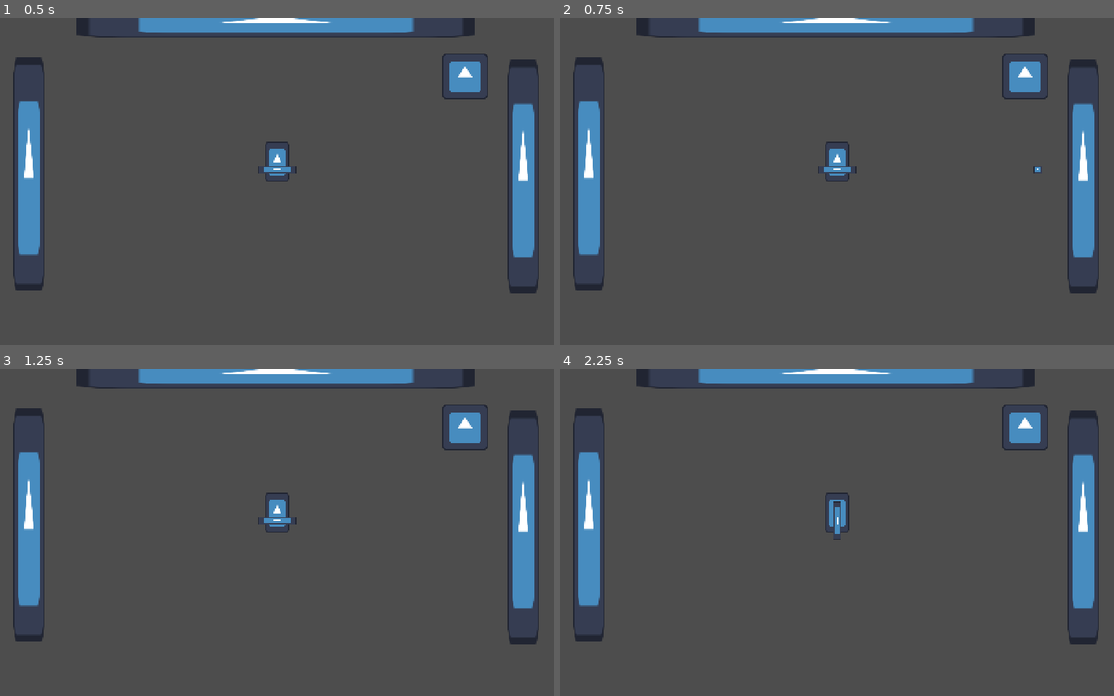
Above: before the commit, frames 1-4 (two rows, left to right).
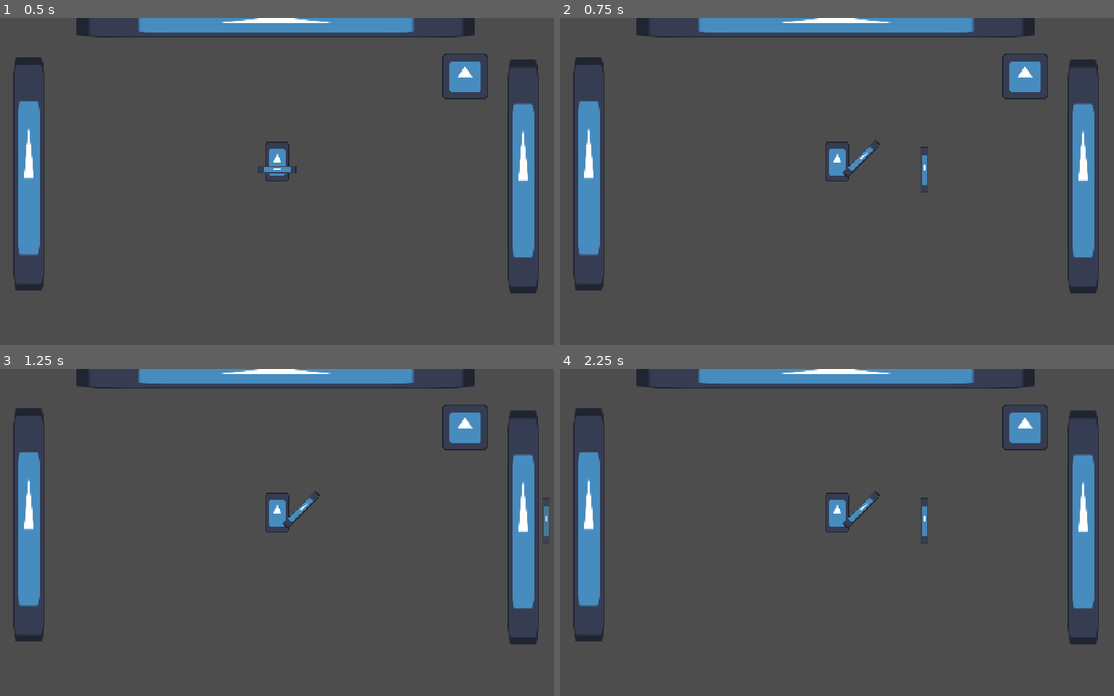
Above: after the commit, the same moments.

Repository: kikis05/SquirrelGame
Game: Godot game, scene res://scenes/main.tscn
The game is run twice, just before and just after one commit, with the same random seed, the same clock (stepped at 60 frames per second) and the same inputs. The engine's default icon, where the game draws it, is replaced by a stand-in: a white triangle on a blue panel in a dark square.
Inputs:
- Up to frame 1 (0.5 s): no input
- Up to frame 2 (0.75 s): tap Enter at 0.5 s; hold Right (attack_right) from 0.53 s (still down); hold E (attack_toggle, bound only after the commit) from 0.53 s (still down)
- Up to frame 3 (1.25 s): keep holding Right (attack_right); keep holding E (attack_toggle, bound only after the commit)
- Up to frame 4 (2.25 s): release Right (attack_right) at 1.28 s; release E (attack_toggle, bound only after the commit) at 1.28 s; hold Down (attack_down) 1.28-2.03 s; tap E (attack_toggle, bound only after the commit) at 1.35 s; tap Space at 2 s; hold Right (attack_right) from 2.03 s (still down); hold E (attack_toggle, bound only after the commit) from 2.03 s (still down)

Frame 1 is identical in both runs. In frame 2, 0.3% of the frame differs, in the area x 46-87%, y 37-54%; in frame 3, 0.3%; in frame 4, 0.3%, in the area x 49-67%, y 37-54%.

Commit message:
added attack toggle, E

Diff:
--- a/entities/player/player.gd
+++ b/entities/player/player.gd
@@ -4,27 +4,50 @@
 @export_range(0.0, 1.0) var friction = 0.25
 @export_range(0.0 , 1.0) var acceleration = 0.3
 
-#we can later add a selector for weapon type
-#Change to $Gun to test Gun and change visibility in editor
-@onready var WEAPON = $Gun
+#current weapon
+@onready var weapon = get_node("Gun")
+
+#list of available ranged and melee weapons
+#can change selection method later
+var ranged_weapons = ["Gun"]
+var ranged_weapon_choice = 0
+var melee_weapons = ["Sword"]
+var melee_weapon_choice = 0
+var selected_weapon_type = "RANGED"
+
+
+func _input(event):
+	#attack toggle
+	if event.is_action_pressed("attack_toggle"):
+		weapon.visible = false
+		if selected_weapon_type == "MELEE":
+			selected_weapon_type = "RANGED"
+			weapon = get_node(ranged_weapons[ranged_weapon_choice])
+		else:
+			selected_weapon_type = "MELEE"
+			weapon = get_node(melee_weapons[melee_weapon_choice])
+
+		weapon.visible = true
+
 
 func _ready():
 	pass
 
 func _physics_process(delta):
 
+
 	if (Input.is_action_pressed("attack_right")
 	 or Input.is_action_pressed("attack_left")
 	 or Input.is_action_pressed("attack_down")
 	 or Input.is_action_pressed("attack_up")):
-		WEAPON.attack()
+		weapon.attack()
 
 	var movement_dir = Vector2(Input.get_axis("left", "right"), Input.get_axis("up", "down"))
 
 	if movement_dir.length() > 0:
 		movement_dir = movement_dir.normalized()
 
-	WEAPON.set_direction(movement_dir)
+	weapon.set_direction(movement_dir)
 	# horizontal movement
 	if movement_dir[0] != 0:
 		velocity.x = lerp(velocity.x, movement_dir[0] * speed, acceleration)
@@ -38,3 +61,7 @@
 		velocity.y = lerp(velocity.y, 0.0, friction)
 
 	move_and_slide()
+
+
+func set_weapon(weapon_):
+	weapon = weapon_
--- a/project.godot
+++ b/project.godot
@@ -66,6 +66,11 @@
 "events": [Object(InputEventKey,"resource_local_to_scene":false,"resource_name":"","device":0,"window_id":0,"alt_presse …(194 unchanged characters)…
 ]
 }
+attack_toggle={
+"deadzone": 0.2,
+"events": [Object(InputEventKey,"resource_local_to_scene":false,"resource_name":"","device":0,"window_id":0,"alt_pressed":false,"shift_pressed":false,"ctrl_pressed":false,"meta_pressed":false,"pressed":false,"keycode":0,"physical_keycode":69,"key_label":0,"unicode":0,"location":0,"echo":false,"script":null)
+]
+}
 
 [rendering]
 
